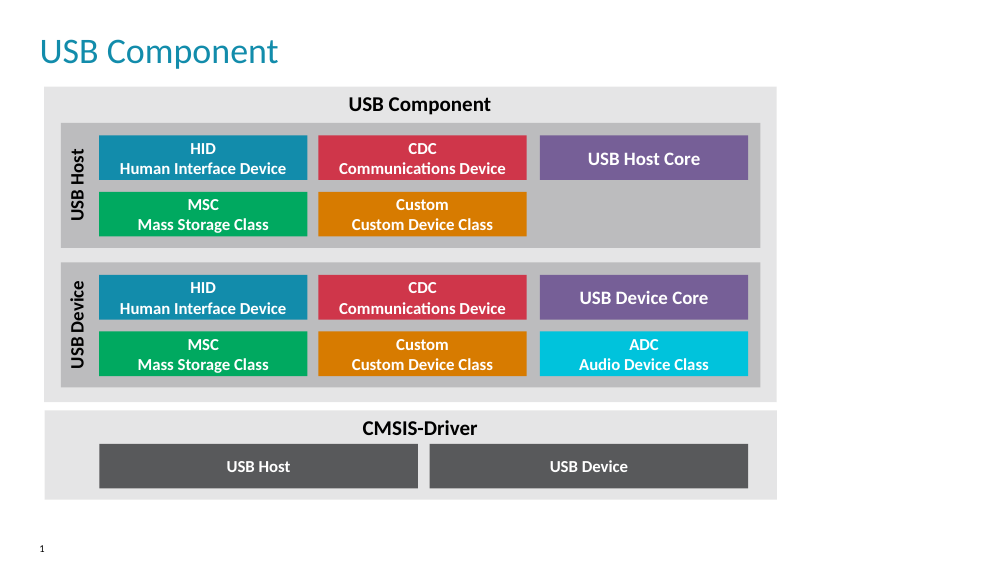
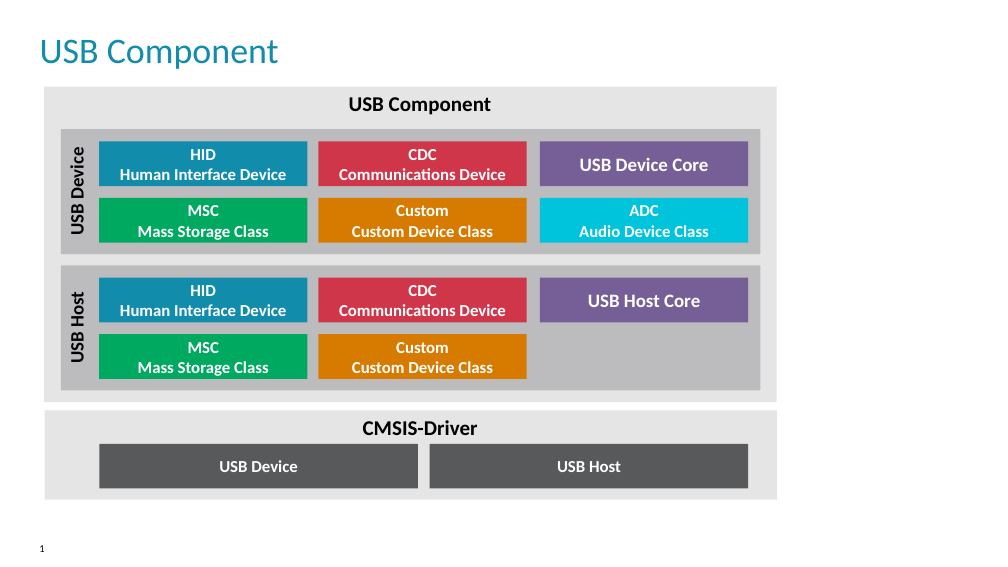
Before and after one commit to ARM-software/MDK-Middleware, a slide deck: slide 1 of Documentation/Doxygen/USB/src/USB_New_Style.pptx. Drawn at 1008x567 pixels with LibreOffice and Linux fonts; fonts in the diff are those of the drawing; background and template pictures are left out. Boxes give left, top, right and bottom in pixels: in the first picture for what was removed or moved away, otherwise in the second. Text is boxed around its words. In the diff, an @@ line names an element or a change of style, - is before the commit and + after.

```diff
--- a/Documentation/Doxygen/USB/src/USB_New_Style.pptx
+++ b/Documentation/Doxygen/USB/src/USB_New_Style.pptx
@@ rectangle "USB Device": place and size @@
-rectangle "USB Device" at [61, 262, 761, 387]
+rectangle "USB Device" at [61, 129, 761, 254]
@@ 5 rectangles: place and size @@
-5 rectangles at [99, 135, 749, 237]
+5 rectangles at [99, 141, 749, 243]
@@ text in rectangle at [580, 158, 708, 171]: text changed @@
-USB Host Core
+USB Device Core
@@ rectangle "ADC": place and size @@
-rectangle "ADC" at [540, 331, 749, 376]
+rectangle "ADC" at [540, 198, 749, 243]
@@ rectangle "USB Host": place and size @@
-rectangle "USB Host" at [61, 123, 761, 248]
+rectangle "USB Host" at [61, 265, 761, 390]
@@ text in rectangle at [588, 294, 700, 307]: text changed @@
-USB Device Core
+USB Host Core
@@ text in rectangle at [219, 460, 297, 472]: text changed @@
-USB Host
+USB Device
@@ text in rectangle at [557, 461, 621, 472]: text changed @@
-USB Device
+USB Host
```
Also in this commit, not shown: 2 other slides changed, 29 other files.
